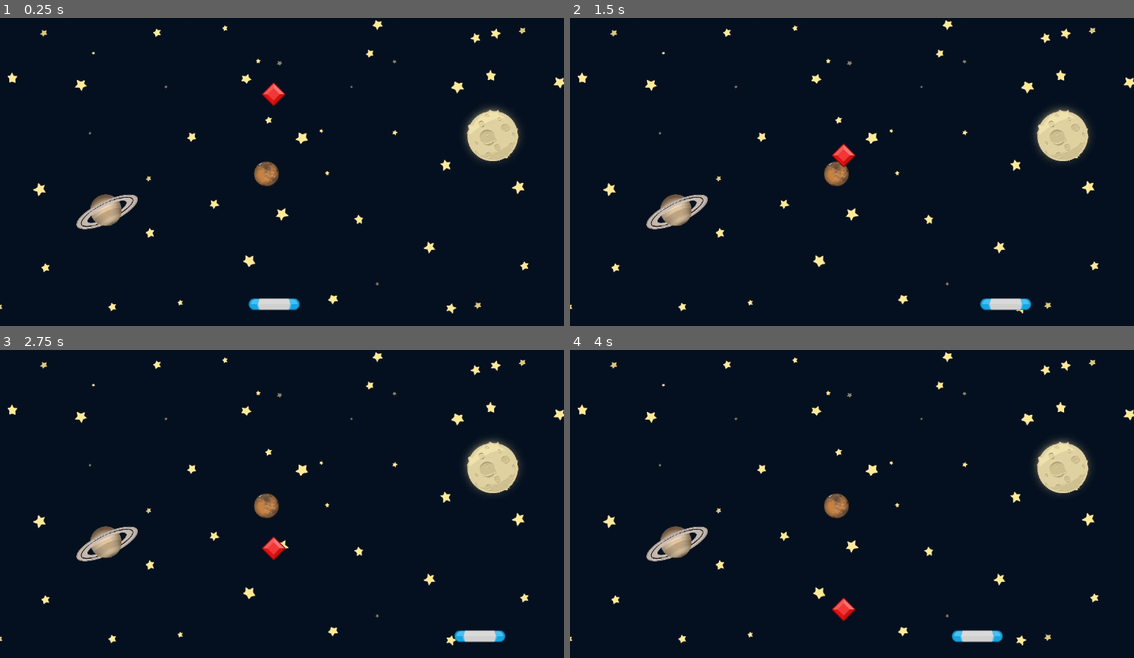
Above: before the commit, frames 1-4 (two rows, left to right).
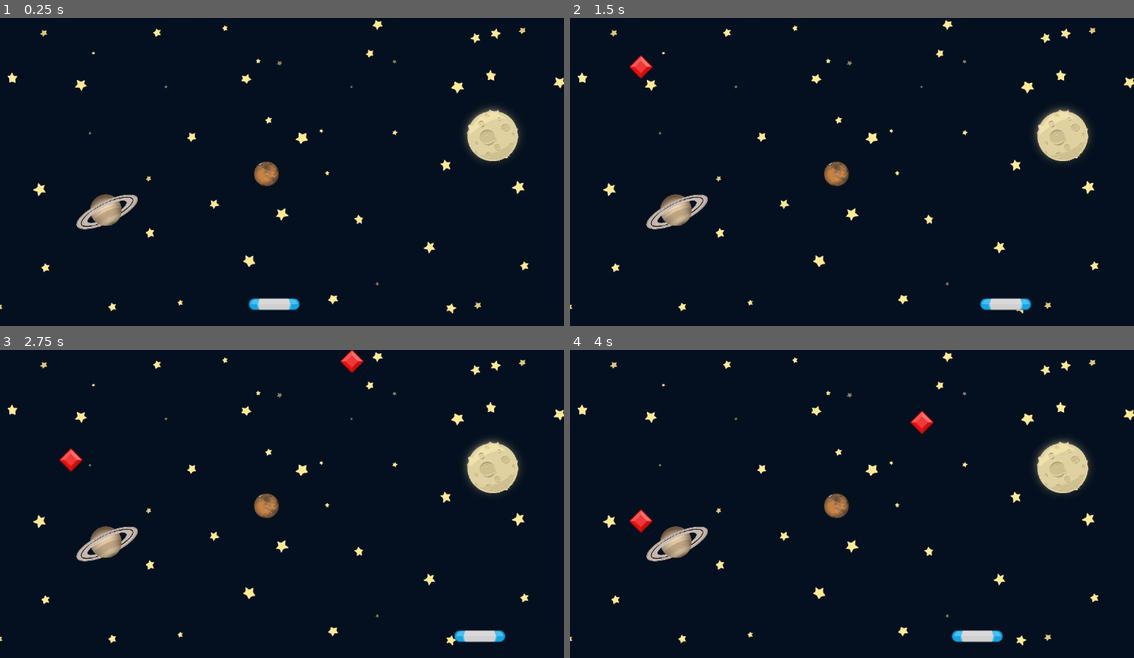
Above: after the commit, the same moments.

Repository: zserzzzz/gemcatcher
Game: Godot game, scene res://Scenes/Game/Game.tscn
Same seed, same stepped clock (60 frames per second), same inputs: the game is played once before the commit and once after it.
Inputs:
- Up to frame 1 (0.25 s): no input
- Up to frame 2 (1.5 s): hold D (move_right) 0.53-1.28 s; hold A (move_left) from 1.28 s (still down)
- Up to frame 3 (2.75 s): release A (move_left) at 2.03 s; hold D (move_right) from 2.03 s (still down)
- Up to frame 4 (4 s): release D (move_right) at 3.53 s; hold A (move_left) from 3.53 s (still down)

The runs differ from the first frame. In frame 1, 0.2% of the frame differs, in the area x 46-51%, y 20-29%; in frame 2, 0.4%; in frame 3, 0.5%, in the area x 10-65%, y 0-69%; in frame 4, 0.5%.

Commit message:
i forgot to push a commit for like 50 mins
whoops 👍

Diff:
--- a/Scenes/Game/Game.tscn
+++ b/Scenes/Game/Game.tscn
@@ -1,9 +1,8 @@
-[gd_scene load_steps=6 format=3 uid="uid://dd5w3bpw7u3ig"]
+[gd_scene load_steps=5 format=3 uid="uid://dd5w3bpw7u3ig"]
 
 [ext_resource type="Texture2D" uid="uid://c0ib1bugbcj8i" path="res://assets/GameBg.png" id="1_gwu2e"]
 [ext_resource type="Script" uid="uid://c0clnl4uua3nv" path="res://scripts/game/game.gd" id="1_ln2h6"]
 [ext_resource type="PackedScene" uid="uid://ctuqsssb1dm0m" path="res://Scenes/Paddle/paddle.tscn" id="2_xbxml"]
-[ext_resource type="PackedScene" uid="uid://dovi2nasrvofk" path="res://Scenes/Gem/gem.tscn" id="3_xbxml"]
 [ext_resource type="AudioStream" uid="uid://i32gcttfq8ad" path="res://assets/bgm_action_5.mp3" id="5_y3kpf"]
 
 [node name="GAME" type="Node2D"]
@@ -17,14 +16,15 @@
 [node name="Paddle" parent="." instance=ExtResource("2_xbxml")]
 position = Vector2(560, 586)
 
-[node name="Gem" parent="." instance=ExtResource("3_xbxml")]
-position = Vector2(559, 131)
-
 [node name="BgmAction5" type="AudioStreamPlayer" parent="."]
 stream = ExtResource("5_y3kpf")
 volume_db = -19.79
 autoplay = true
 parameters/looping = true
 
+[node name="Timer" type="Timer" parent="."]
+wait_time = 2.0
+autostart = true
+
 [connection signal="area_entered" from="Paddle" to="." method="_on_paddle_area_entered"]
-[connection signal="game_over" from="Gem" to="." method="_on_gem_game_over"]
+[connection signal="timeout" from="Timer" to="." method="_on_timer_timeout"]
--- a/scripts/game/game.gd
+++ b/scripts/game/game.gd
@@ -1,12 +1,32 @@
 extends Node2D
+
+const gem_scene = preload("res://Scenes/Gem/gem.tscn")
+@onready var timer: Timer = $Timer
 
 
 
+func _ready() -> void:
+	create_gem()
 
 func _on_paddle_area_entered(area: Area2D) -> void:
 	print("collision",area)
 
+func stop_all() -> void:
+	timer.stop()
+	timer.autostart = false
+
+
+func create_gem() -> void:
+	var new_gem = gem_scene.instantiate()
+	var x = randf_range(0.0,get_viewport_rect().end.x)
+	new_gem.position = Vector2(x,-50.0)
+	add_child(new_gem)
+	new_gem.game_over.connect(_on_gem_game_over)
 
 func _on_gem_game_over() -> void:
 	print("Game OVER")
-	load("res://Scenes/Paddle/paddle.tscn")
+
+
+func _on_timer_timeout() -> void:
+	print("timout")
+	create_gem()
